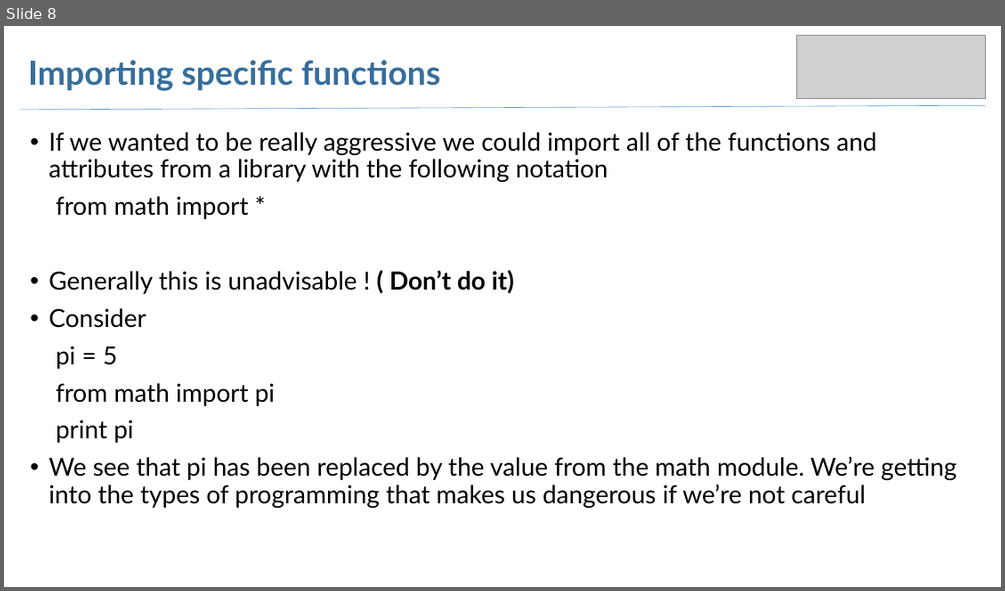
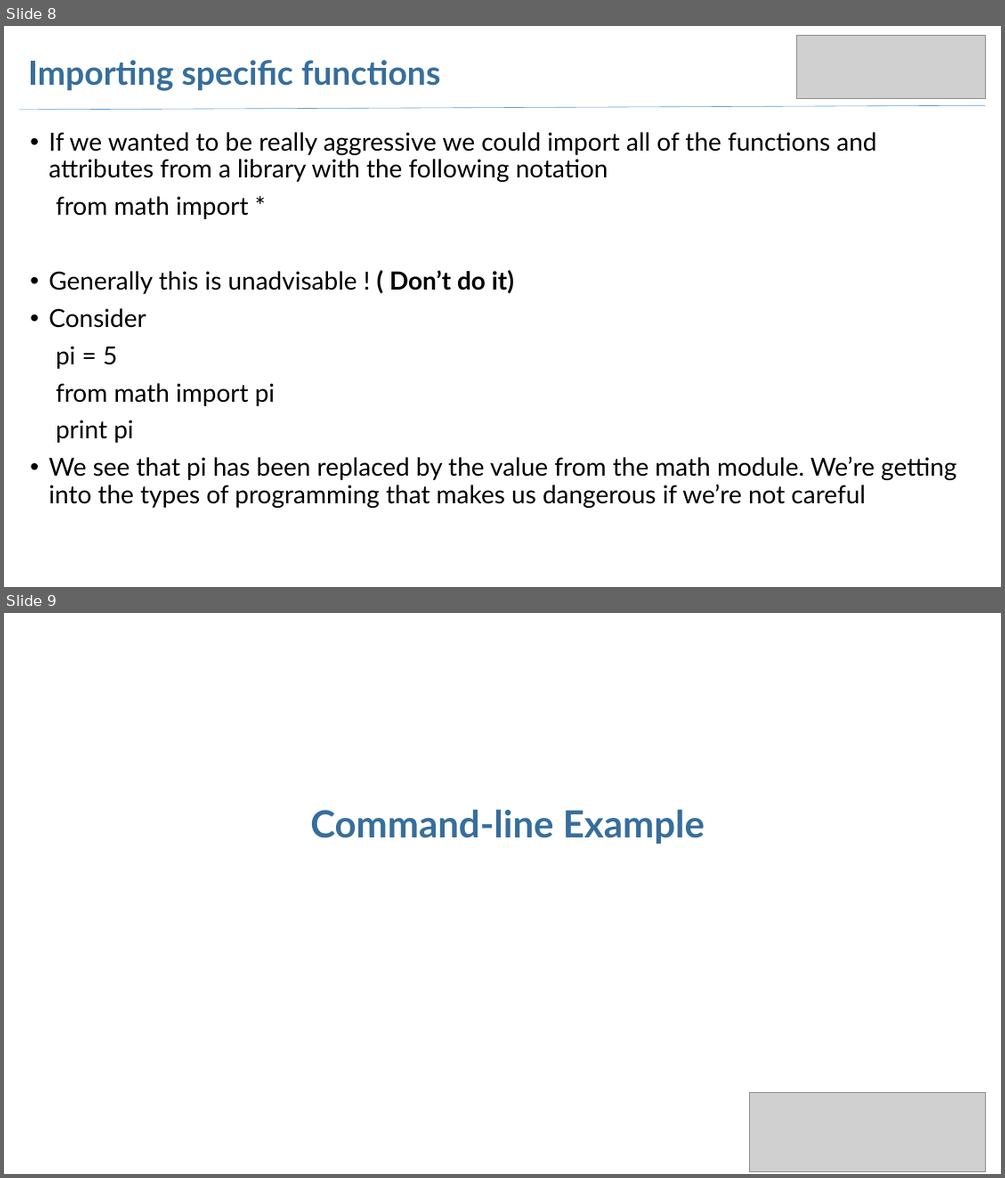
Before and after one commit to arjangvt/python-workshop, a slide deck: WorkshopSlides-Part2.pptx. Shown one above the other, each under a label of ours: slide 8 before the commit, slides 8 and 9 after it. The pictures are 1005x591 and 1005x1178 pixels, drawn with LibreOffice and Linux fonts; fonts in the diff are those of the drawing; grey boxes stand for pictures. Boxes give left, top, right and bottom in pixels: in the first picture for what was removed or moved away, otherwise in the second. Text is boxed around its words. In the diff, an @@ line names an element or a change of style, - is before the commit and + after.

```diff
--- a/WorkshopSlides-Part2.pptx
+++ b/WorkshopSlides-Part2.pptx
@@ slide 9 added at [4, 613, 1001, 1174], background #FFFFFF @@
@@ title added at [310, 809, 704, 844], 36 pt, text #366E9C, bold @@
+Command-line Example
@@ picture added at [750, 1093, 985, 1172] @@
```
Also in this commit, not shown: 2 slides changed, 1 other slide added, 1 other file.
